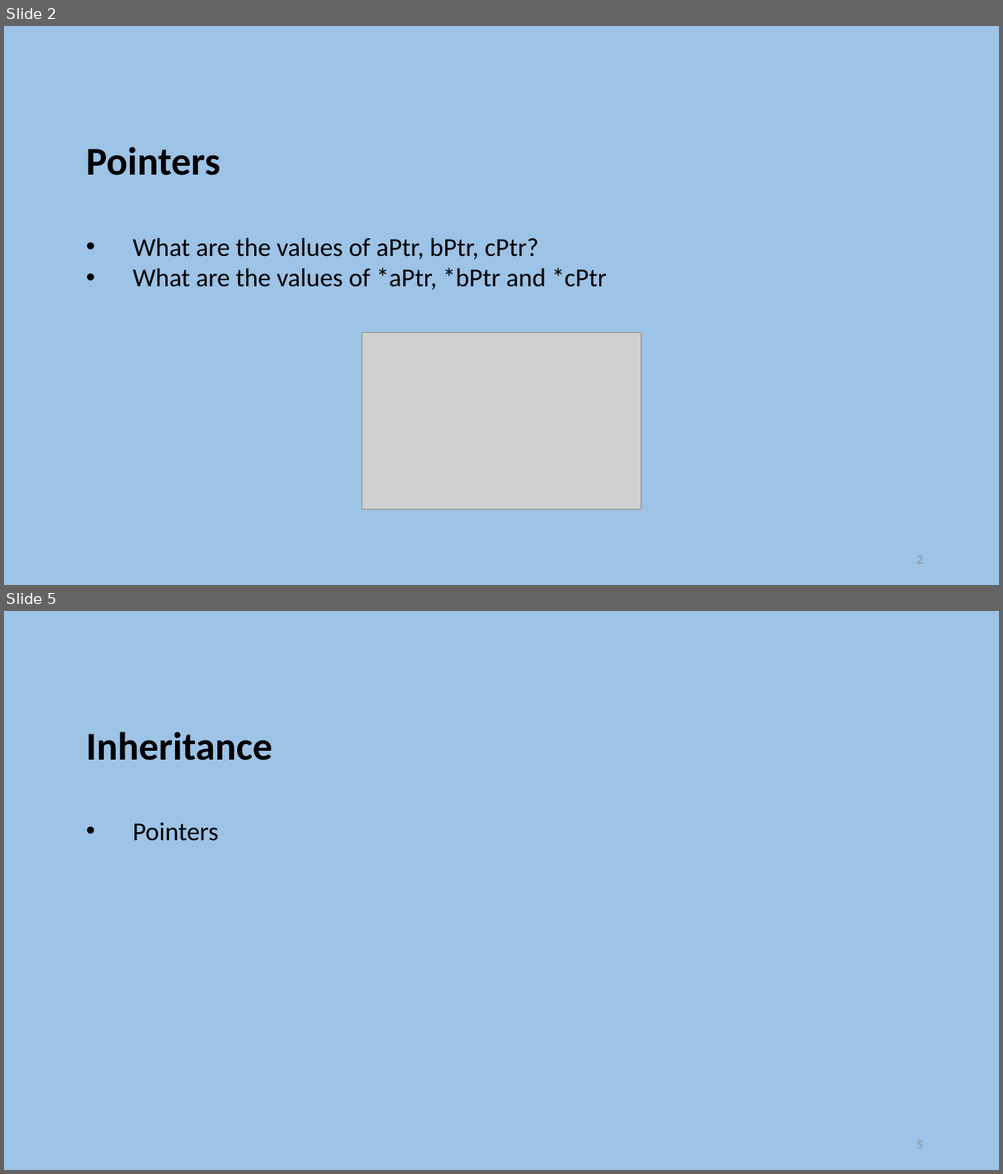
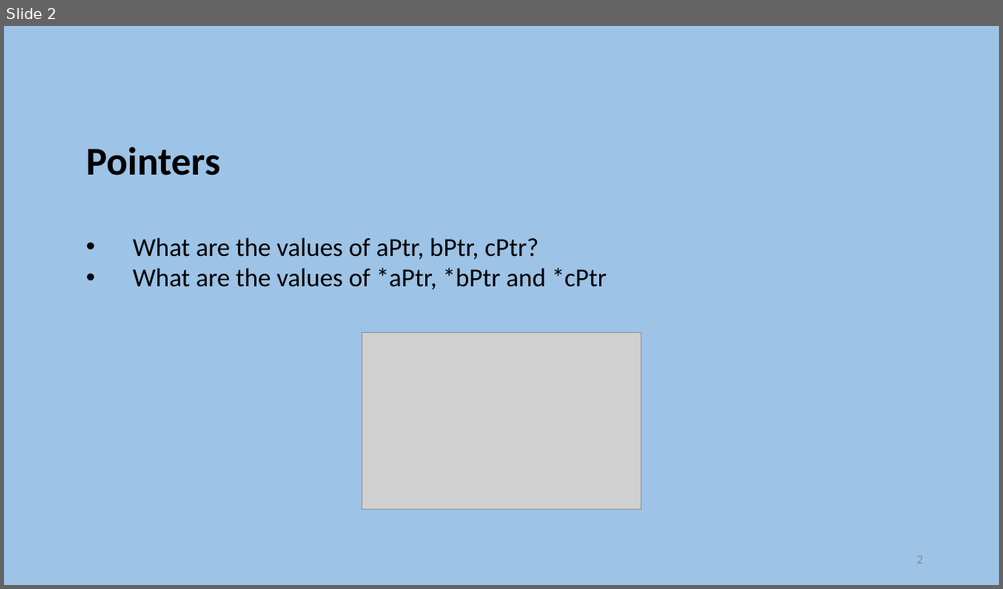
Before and after one commit to szetko/course-materials, a slide deck: Programming 4/Exam Preparation/Exam Preparation.pptx. Shown one above the other, each under a label of ours: slides 2 and 5 before the commit, slide 2 after it; the slides between them are not shown. The pictures are 1003x1174 and 1003x589 pixels, drawn with LibreOffice and Linux fonts; fonts in the diff are those of the drawing; grey boxes stand for pictures. Boxes give left, top, right and bottom in pixels: in the first picture for what was removed or moved away, otherwise in the second. Text is boxed around its words. In the diff, an @@ line names an element or a change of style, - is before the commit and + after.

```diff
--- a/Programming 4/Exam Preparation/Exam Preparation.pptx
+++ b/Programming 4/Exam Preparation/Exam Preparation.pptx
@@ slide 5 removed at [4, 611, 999, 1170], background #9DC3E6 @@
@@ text removed at [86, 732, 273, 841] @@
-Inheritance
-    • Pointers
@@ page number removed at [916, 1141, 922, 1149] @@
-5
```
Also in this commit, not shown: 2 slides changed, 9 slides added, 7 other slides removed, 2 other files.
